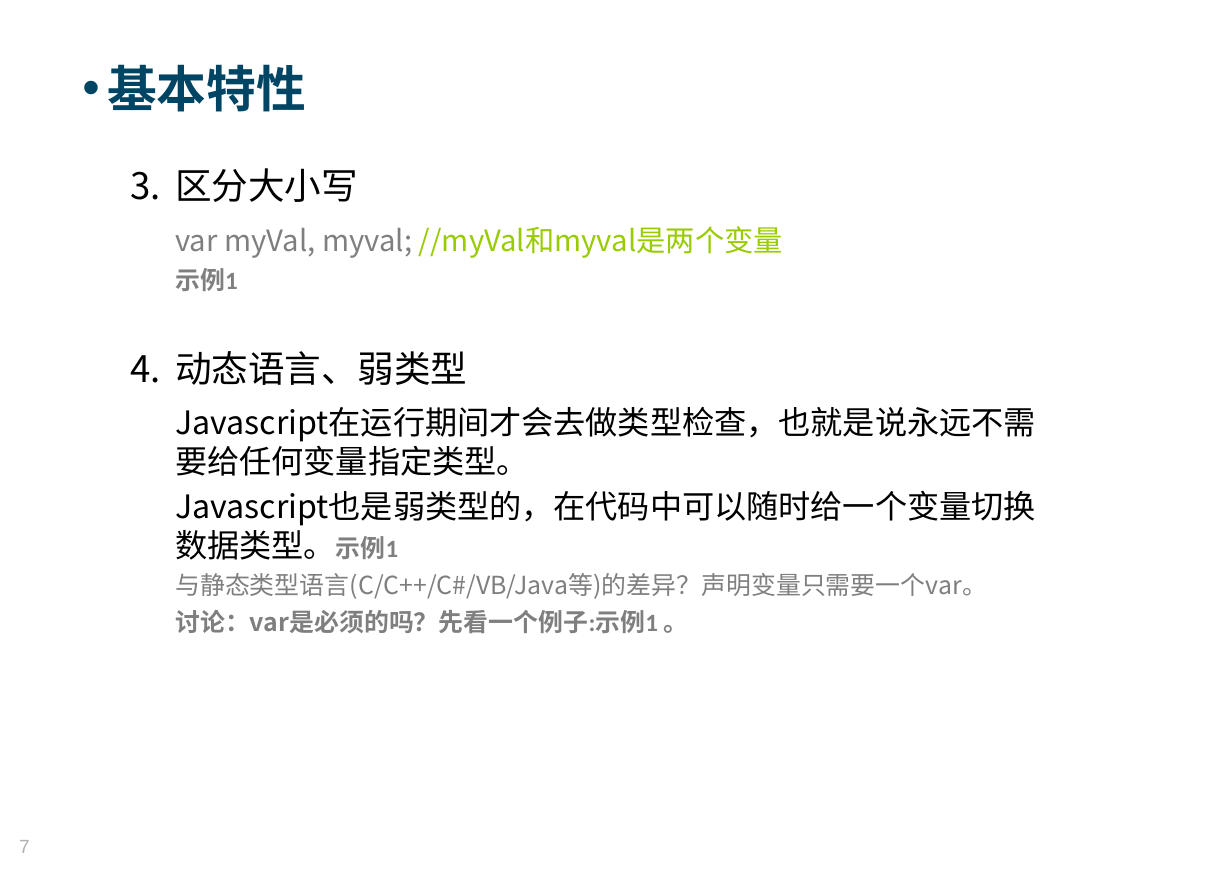
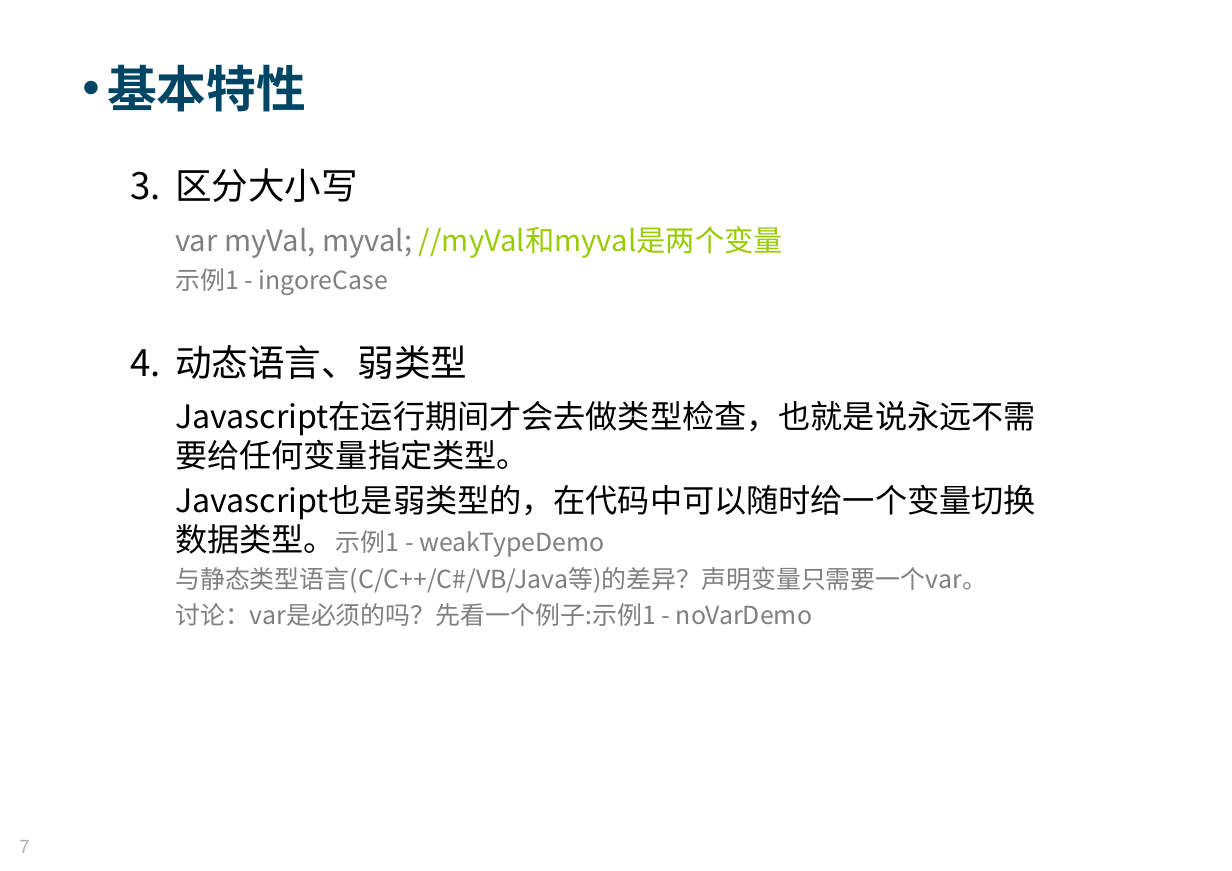
Before and after one commit to Moses824/Train-Javascript-Basic, a slide deck: slide 7 of Train_Javascript_Basic.ppt. Drawn at 1232x871 pixels with LibreOffice and Linux fonts; fonts in the diff are those of the drawing; background and template pictures are left out. Boxes give left, top, right and bottom in pixels: in the first picture for what was removed or moved away, otherwise in the second. Text is boxed around its words. In the diff, an @@ line names an element or a change of style, - is before the commit and + after.

```diff
--- a/Train_Javascript_Basic.ppt
+++ b/Train_Javascript_Basic.ppt
@@ text at (175,268,388,295): text changed; font Calibri to Noto Sans CJK SC; bold off @@
-示例1
+示例1 - ingoreCase
@@ text at (175,485,1036,557): text changed @@
-Javascript也是弱类型的，在代码中可以随时给一个变量切换数据类型。示例1
+Javascript也是弱类型的，在代码中可以随时给一个变量切换数据类型。示例1 - weakTypeDemo
@@ text at (175,603,812,626): text changed; bold off @@
-讨论：var是必须的吗？先看一个例子:示例1 。
+讨论：var是必须的吗？先看一个例子:示例1 - noVarDemo
```
Also in this commit, not shown: 2 other slides changed, 5 slides added, 3 other files.
